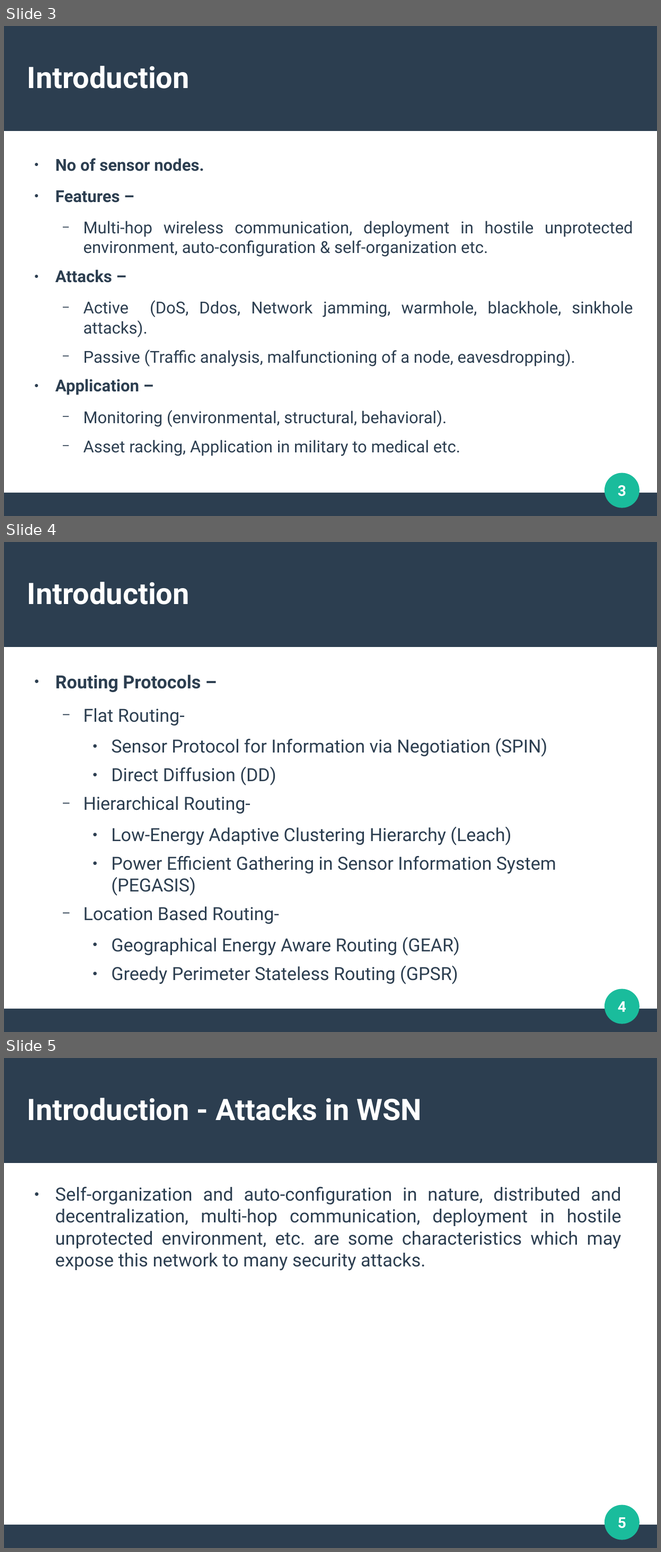
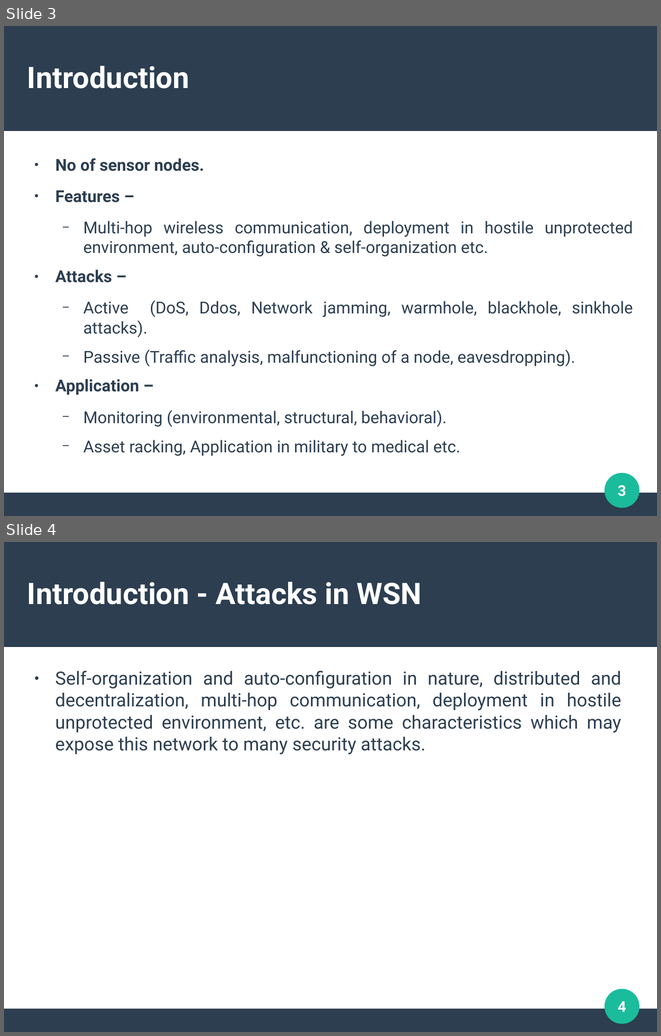
Before and after one commit to mysterious-29/Thesis, a slide deck: PPT/Final.odp. Shown one above the other, each under a label of ours: slides 3, 4 and 5 before the commit, slides 3 and 4 after it. The pictures are 661x1552 and 661x1036 pixels, drawn with LibreOffice and Linux fonts; fonts in the diff are those of the drawing. Boxes give left, top, right and bottom in pixels: in the first picture for what was removed or moved away, otherwise in the second. Text is boxed around its words. In the diff, an @@ line names an element or a change of style, - is before the commit and + after.

```diff
--- a/PPT/Final.odp
+++ b/PPT/Final.odp
@@ slide 4 removed at (4,542,657,1032), background #FFFFFF; not listed: 3 template elements that a slide beside it also shows @@
@@ title removed at (27,582,190,605) @@
-Introduction
@@ text removed at (55,674,556,984) @@
-● Routing Protocols –
-  − Flat Routing-
-    ● Sensor Protocol for Information via Negotiation (SPIN)
-    ● Direct Diffusion (DD)
-  − Hierarchical Routing-
-    ● Low-Energy Adaptive Clustering Hierarchy (Leach)
-    ● Power Efficient Gathering in Sensor Information System (PEGASIS)
-  − Location Based Routing-
-    ● Geographical Energy Aware Routing (GEAR)
-    ● Greedy Perimeter Stateless Routing (GPSR)
@@ page number removed at (618,1001,626,1012) @@
-4
@@ what was slide 5 is now slide 4 @@
@@ page number at (618,1001,626,1012): text changed @@
-5
+4
```
Also in this commit, not shown: 7 slides changed, 7 slides added, 1 other slide removed, 3 other files.
